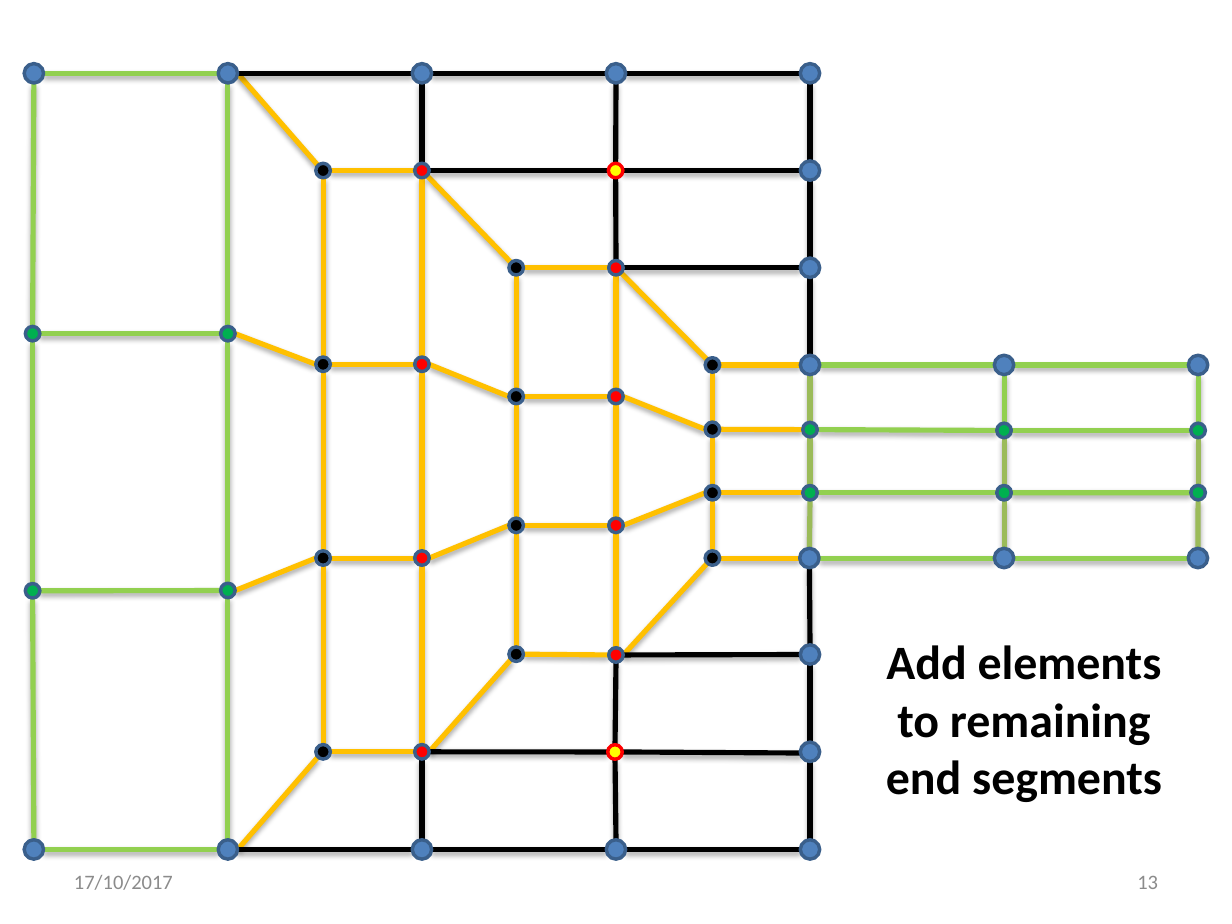
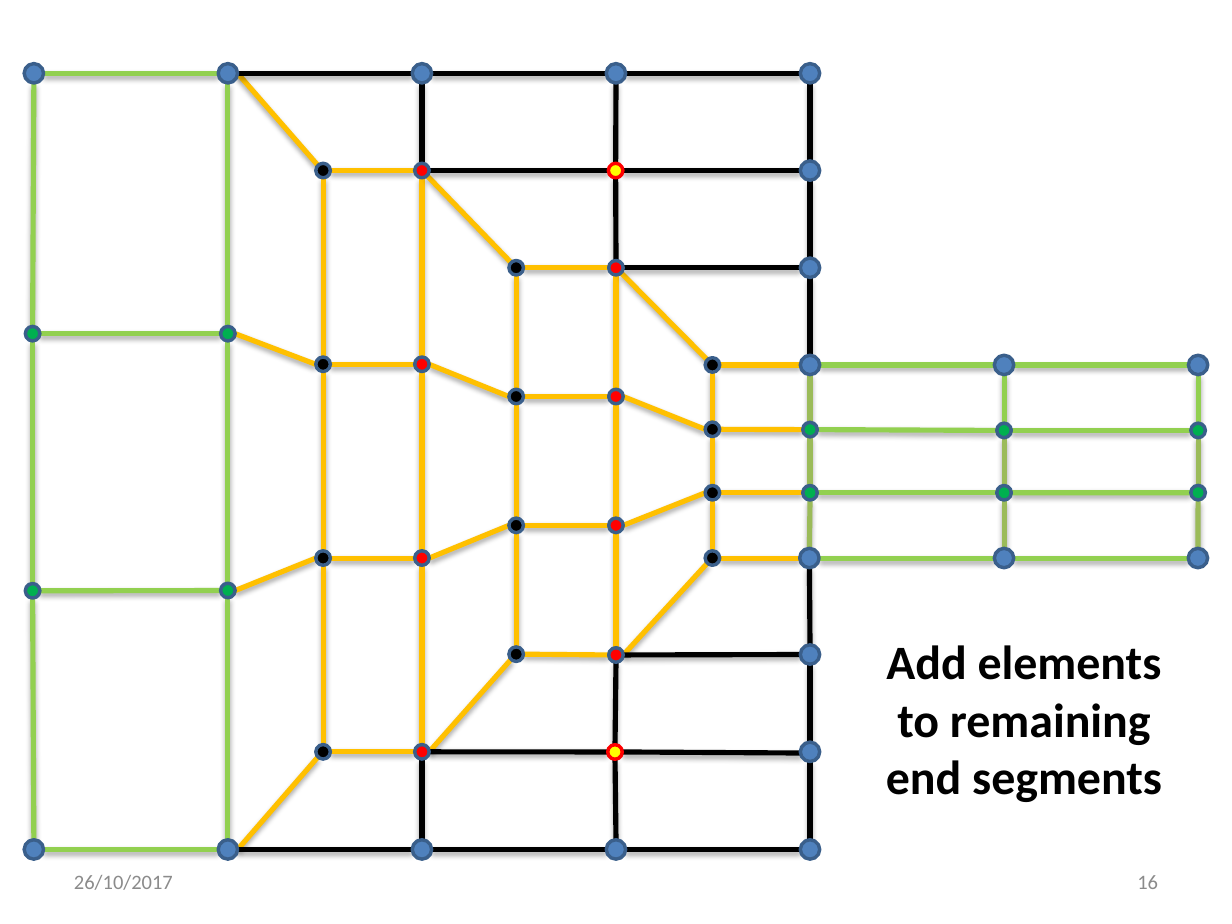
Before and after one commit to mpatel8/meshGen, a slide deck: slide 16 of approach.pptx (slide 13 before the commit). Drawn at 1232x924 pixels with LibreOffice and Linux fonts; fonts in the diff are those of the drawing. Boxes give left, top, right and bottom in pixels: in the first picture for what was removed or moved away, otherwise in the second. Text is boxed around its words. In the diff, an @@ line names an element or a change of style, - is before the commit and + after.

```diff
--- a/approach.pptx
+++ b/approach.pptx
@@ text at [74,875,173,890]: text changed @@
-17/10/2017
+26/10/2017
@@ page number at [1137,875,1158,889]: text changed @@
-13
+16
```
Also in this commit, not shown: 9 other slides changed, 7 slides added, 3 slides removed, 4 other files.
